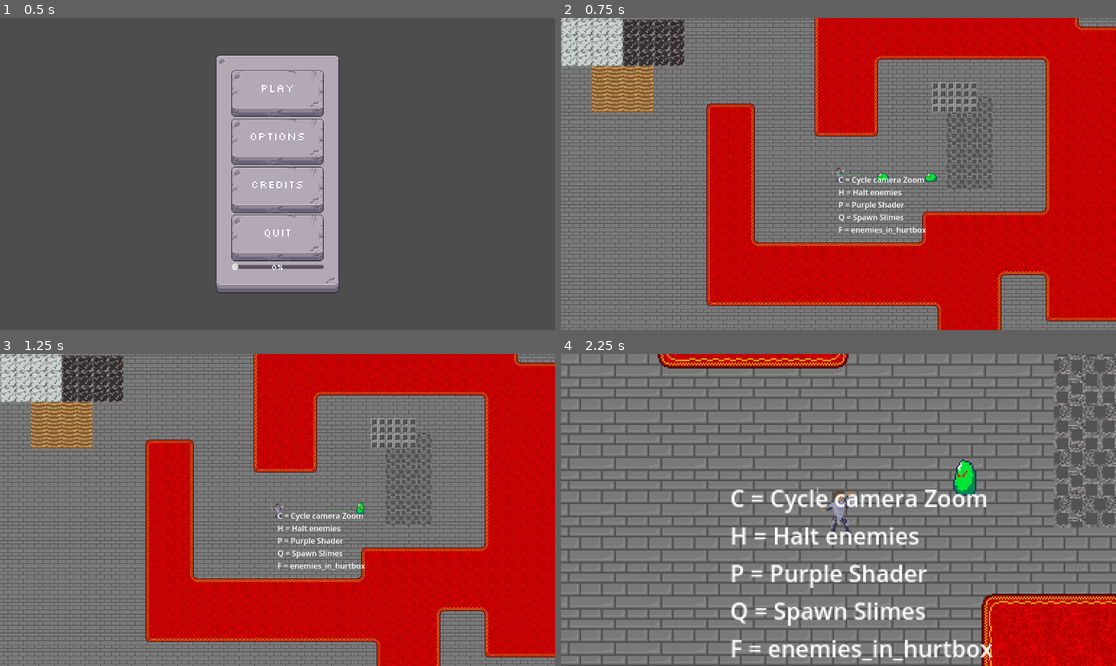
Above: before the commit, frames 1-4 (two rows, left to right).
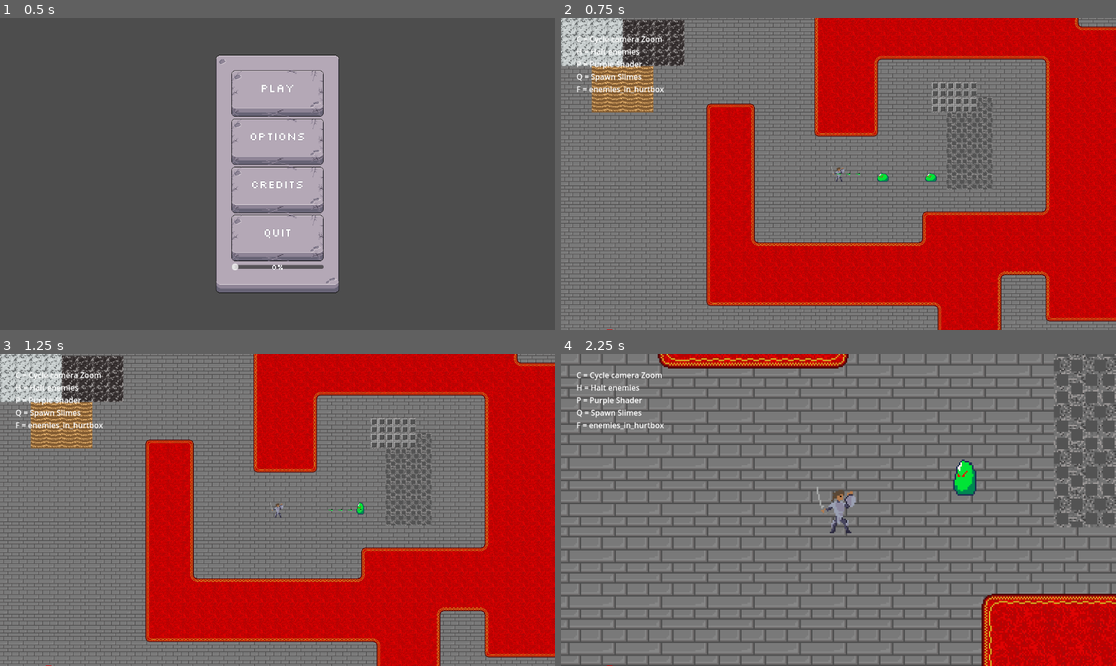
Above: after the commit, the same moments.

Repository: Nocturnal-Skirmish/nocskir
Game: Godot game, scene res://scenes/game_ui.tscn
The game is run twice, just before and just after one commit, with the same random seed, the same clock (stepped at 60 frames per second) and the same inputs.
Inputs (mouse positions are in pixels of both pictures, inside the frame that each line leads up to):
- Up to frame 1 (0.5 s): no input
- Up to frame 2 (0.75 s): click "Options" at 0.5 s
- Up to frame 3 (1.25 s): no input
- Up to frame 4 (2.25 s): move the mouse to (960, 494) at 1.27 s; hold Right (ui_right) 1.28-2.03 s; hold H 1.28-2.03 s; move the mouse to (727, 525) at 2.02 s; hold Down (ui_down) from 2.03 s (still down); tap C at 2.1 s

Frame 1 is identical in both runs. In frame 2, 1.2% of the frame differs, in the area x 2-66%, y 5-100%; in frame 3, 1.2%; in frame 4, 5.4%, in the area x 2-78%, y 5-100%.

Commit message:
health bar concept

Diff:
--- a/project/nocturnal-skirmish/scenes/main.tscn
+++ b/project/nocturnal-skirmish/scenes/main.tscn
@@ -8,6 +8,7 @@
 [ext_resource type="PackedScene" uid="uid://4cdnl5ekyt42" path="res://scenes/enemy_slime.tscn" id="5_o6xl0"]
 [ext_resource type="Texture2D" uid="uid://d1hvm7fyhnsk1" path="res://assets/sprites/slime_concept.png" id="5_tbgi4"]
 [ext_resource type="Script" uid="uid://bh5g3w3myoegc" path="res://scripts/enemy_slime.gd" id="5_tefeu"]
+[ext_resource type="Texture2D" uid="uid://dvtk02v0t0fty" path="res://assets/sprites/health_bar_concept.png" id="6_85g3d"]
 
 [sub_resource type="ShaderMaterial" id="ShaderMaterial_85g3d"]
 shader = ExtResource("2_tipki")
@@ -158,6 +159,60 @@
 shape = SubResource("RectangleShape2D_tipki")
 debug_color = Color(0, 0.62866974, 0.49322212, 0.41960785)
 
+[node name="HUDCanvas" type="CanvasLayer" parent="Player/Camera2D"]
+
+[node name="ControlsUI" type="Control" parent="Player/Camera2D/HUDCanvas"]
+layout_mode = 3
+anchors_preset = 15
+anchor_right = 1.0
+anchor_bottom = 1.0
+grow_horizontal = 2
+grow_vertical = 2
+
+[node name="TopLeftUi" type="MarginContainer" parent="Player/Camera2D/HUDCanvas/ControlsUI"]
+layout_mode = 1
+offset_right = 182.0
+offset_bottom = 127.0
+theme_override_constants/margin_left = 32
+theme_override_constants/margin_top = 32
+theme_override_constants/margin_right = 32
+theme_override_constants/margin_bottom = 32
+
+[node name="MarginContainer" type="MarginContainer" parent="Player/Camera2D/HUDCanvas/ControlsUI/TopLeftUi"]
+layout_mode = 2
+
+[node name="Label" type="Label" parent="Player/Camera2D/HUDCanvas/ControlsUI/TopLeftUi/MarginContainer"]
+layout_mode = 2
+size_flags_horizontal = 4
+size_flags_vertical = 1
+text = "C = Cycle camera Zoom
+H = Halt enemies
+P = Purple Shader
+Q = Spawn Slimes
+F = enemies_in_hurtbox"
+
+[node name="BottomLeftUi" type="MarginContainer" parent="Player/Camera2D/HUDCanvas/ControlsUI"]
+layout_mode = 1
+anchors_preset = 2
+anchor_top = 1.0
+anchor_bottom = 1.0
+offset_top = -81.0
+offset_right = 161.0
+grow_vertical = 0
+scale = Vector2(2.5, 2.5)
+theme_override_constants/margin_left = 32
+theme_override_constants/margin_top = 32
+theme_override_constants/margin_right = 32
+theme_override_constants/margin_bottom = 32
+
+[node name="HBoxContainer" type="HBoxContainer" parent="Player/Camera2D/HUDCanvas/ControlsUI/BottomLeftUi"]
+layout_mode = 2
+
+[node name="TextureRect" type="TextureRect" parent="Player/Camera2D/HUDCanvas/ControlsUI/BottomLeftUi/HBoxContainer"]
+layout_mode = 2
+texture = ExtResource("6_85g3d")
+stretch_mode = 4
+
 [node name="HurtBox" type="Area2D" parent="Player"]
 
 [node name="CollisionShape2D" type="CollisionShape2D" parent="Player/HurtBox"]
@@ -224,28 +279,7 @@
 shape = SubResource("CapsuleShape2D_tipki")
 debug_color = Color(0, 0.64705884, 0.2784314, 0.12156863)
 
-[node name="ControlsUI" type="Control" parent="."]
-layout_mode = 3
-anchors_preset = 15
-anchor_right = 1.0
-anchor_bottom = 1.0
-grow_horizontal = 2
-grow_vertical = 2
-
-[node name="MarginContainer" type="MarginContainer" parent="ControlsUI"]
-layout_mode = 1
-offset_right = 179.0
-offset_bottom = 75.0
-
-[node name="Label" type="Label" parent="ControlsUI/MarginContainer"]
-layout_mode = 2
-size_flags_horizontal = 4
-size_flags_vertical = 1
-text = "C = Cycle camera Zoom
-H = Halt enemies
-P = Purple Shader
-Q = Spawn Slimes
-F = enemies_in_hurtbox"
+[node name="Camera2D" type="Camera2D" parent="."]
 
 [connection signal="ready" from="." to="." method="_on_ready"]
 [connection signal="area_entered" from="Player/HurtBox" to="Player" method="_on_hurt_box_area_entered"]
Binary file added: project/nocturnal-skirmish/assets/sprites/health_bar_concept.png
Not shown, added: project/nocturnal-skirmish/assets/sprites/health_bar_concept.png.import
Not shown: 1 places in project/nocturnal-skirmish/scenes/main.tscn that only renumber resources
Not shown, added: concept/health_bar_concept.aseprite
Not shown, added: concept/health_bar_concept.png
